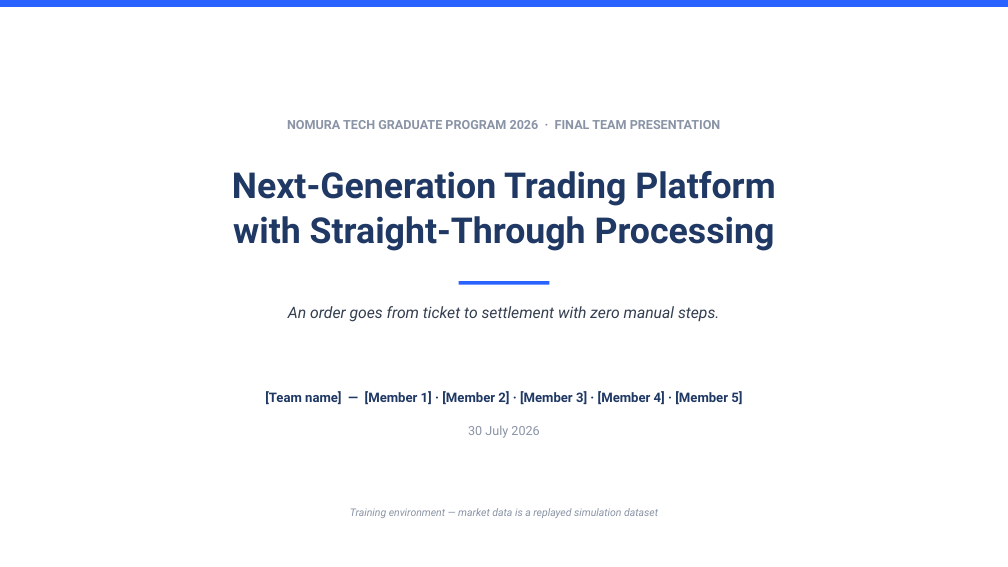
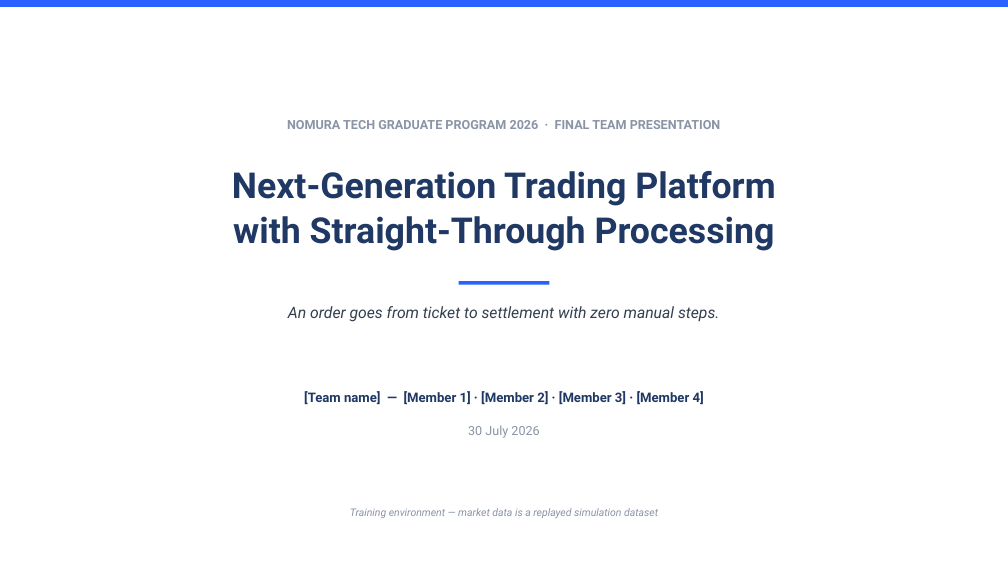
Before and after one commit to rei-99/NomuTrade, a slide deck: slide 1 of presentation/STP-final-presentation.pptx. Drawn at 1008x567 pixels with LibreOffice and Linux fonts; fonts in the diff are those of the drawing. Boxes give left, top, right and bottom in pixels: in the first picture for what was removed or moved away, otherwise in the second. Text is boxed around its words. In the diff, an @@ line names an element or a change of style, - is before the commit and + after.

```diff
--- a/presentation/STP-final-presentation.pptx
+++ b/presentation/STP-final-presentation.pptx
@@ text at (304,391,704,404): text changed @@
-[Team name] — [Member 1] · [Member 2] · [Member 3] · [Member 4] · [Member 5]
+[Team name] — [Member 1] · [Member 2] · [Member 3] · [Member 4]
```
Also in this commit, not shown: 7 other slides changed, 13 other files.
